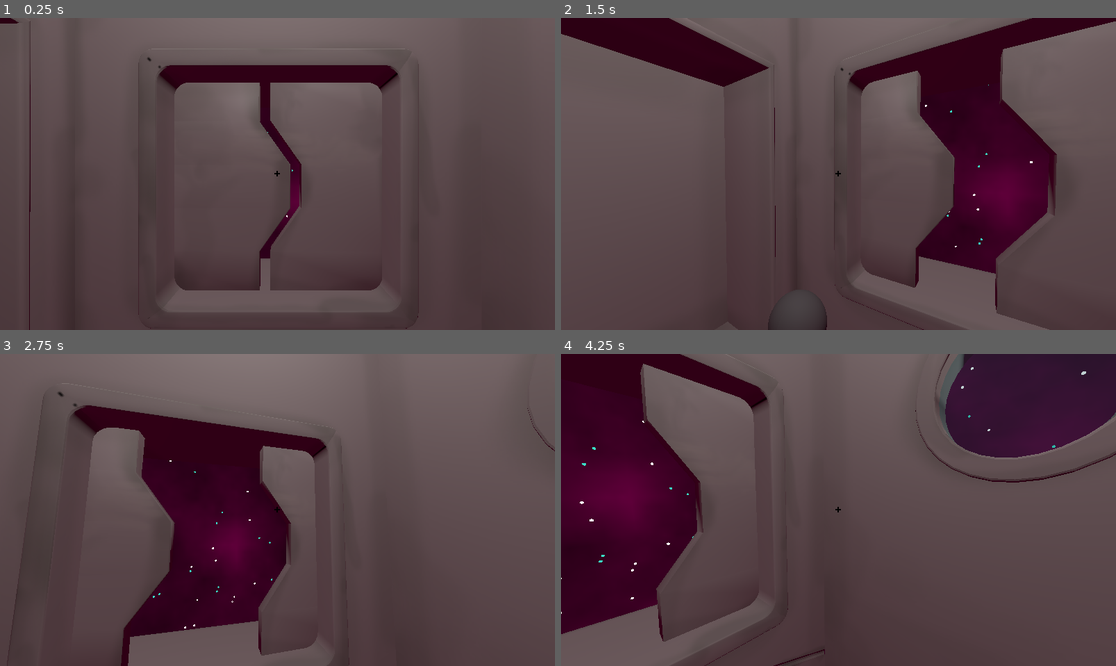
Above: before the commit, frames 1-4 (two rows, left to right).
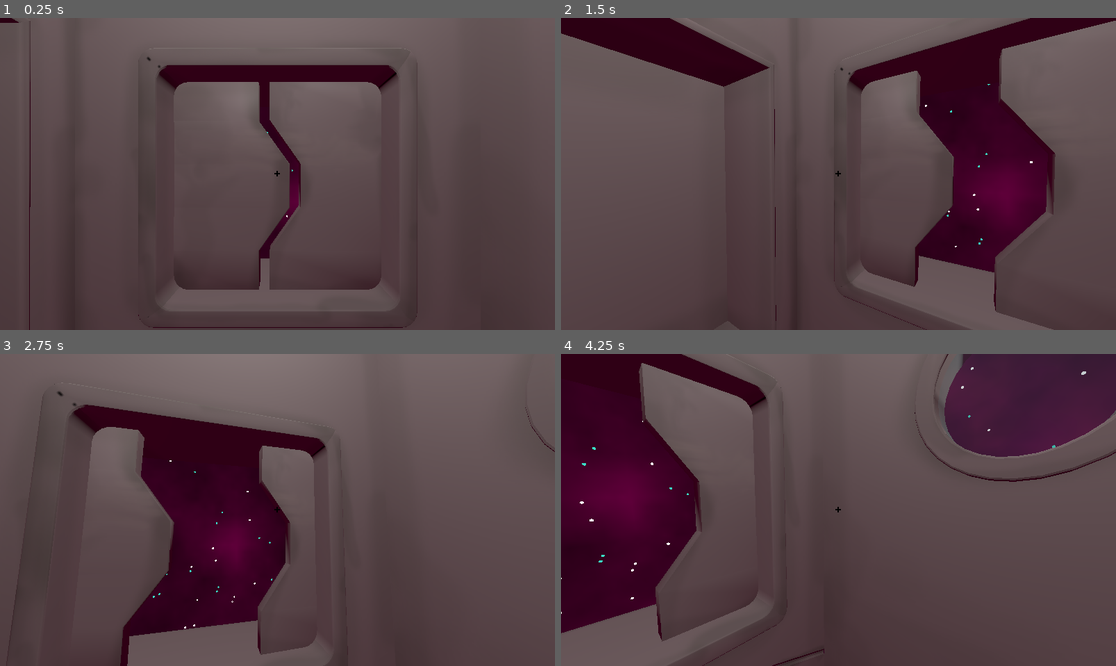
Above: after the commit, the same moments.

Repository: kettle-game-studio/unlimited-space-shawarma
Game: Godot game, scene res://assets/scenes/main_scene.tscn
Two runs of this game, one before a commit and one after it. Both use one fixed random seed, a clock stepped at 60 frames per second and the inputs below.
Inputs (mouse positions are in pixels of both pictures, inside the frame that each line leads up to):
- Up to frame 1 (0.25 s): no input
- Up to frame 2 (1.5 s): move the mouse to (866, 174) at 0.52 s; click (866, 174) at 0.6 s; move the mouse to (810, 174) at 1.27 s; click (810, 174) at 1.35 s
- Up to frame 3 (2.75 s): move the mouse to (288, 503) at 2.02 s; click (288, 503) at 2.1 s
- Up to frame 4 (4.25 s): move the mouse to (832, 516) at 2.77 s; click (832, 516) at 2.85 s; move the mouse to (877, 513) at 3.52 s; click (877, 513) at 3.6 s

The runs differ from the first frame. In frame 1, 0.5% of the frame differs, in the area x 0-76%, y 0-100%; in frame 2, 0.8%; in frame 3, 0.5%; in frame 4, 1.0%, in the area x 0-100%, y 0-100%.

Commit message:
Add power field material

Diff:
--- a/assets/materials/glass_material.tres
+++ b/assets/materials/glass_material.tres
@@ -1,5 +1,11 @@
-[gd_resource type="StandardMaterial3D" format=3 uid="uid://cgtl8wj1e80ke"]
+[gd_resource type="ShaderMaterial" load_steps=2 format=3 uid="uid://cjtprjfix40p3"]
+
+[ext_resource type="Shader" path="res://assets/materials/glass_shader.gdshader" id="1_y8tij"]
 
 [resource]
-transparency = 1
-albedo_color = Color(0, 0.698039, 0.698039, 0.258824)
+render_priority = 0
+shader = ExtResource("1_y8tij")
+shader_parameter/aplha = 0.3
+shader_parameter/scale = 5.0
+shader_parameter/speed = 0.1
+shader_parameter/color = Color(0.133333, 0.709804, 0.760784, 1)
--- /dev/null
+++ b/assets/materials/glass_shader.gdshader
@@ -0,0 +1,22 @@
+shader_type spatial;
+
+varying vec3 instance_pos;
+
+void vertex() {
+	instance_pos = VERTEX;
+}
+
+#include "simple.gdshaderinc"
+
+uniform float aplha;
+uniform float scale;
+uniform float speed;
+uniform vec3 color : source_color;
+
+void fragment() {
+	vec3 wrld_vertex = instance_pos;
+
+	float noise = fractal_noise((wrld_vertex - vec3(speed * TIME)) * scale, 3);
+	ALBEDO = mix(color, vec3(1.0), noise);
+	ALPHA = aplha;
+}
--- a/assets/prefabs/fridge.tscn
+++ b/assets/prefabs/fridge.tscn
@@ -11,9 +11,9 @@
 
 [node name="Fridge" type="CSGMesh3D"]
 transform = Transform3D(-4.42136, 0, -8.80204e-08, 0, 11.1397, 0, 3.86527e-07, 0, -1.00684, 0, 0, 3.18893)
-material_override = ExtResource("1_hpk8c")
 calculate_tangents = false
 mesh = SubResource("QuadMesh_pve2l")
+material = ExtResource("1_hpk8c")
 script = ExtResource("2_wtsi6")
 
 [node name="Area3D" type="Area3D" parent="." node_paths=PackedStringArray("hint_source")]
--- a/assets/prefabs/item_water.tscn
+++ b/assets/prefabs/item_water.tscn
@@ -1,6 +1,11 @@
-[gd_scene load_steps=3 format=3 uid="uid://cer2rgxv8v2rn"]
+[gd_scene load_steps=5 format=3 uid="uid://cer2rgxv8v2rn"]
 
 [ext_resource type="PackedScene" uid="uid://bdx0kqrt6ryae" path="res://assets/prefabs/item.tscn" id="1_rnkhm"]
+[ext_resource type="PackedScene" uid="uid://x6hmfol87ahj" path="res://assets/Room/Bottle.glb" id="2_80x4j"]
+
+[sub_resource type="CylinderShape3D" id="CylinderShape3D_bidn2"]
+height = 1.44691
+radius = 0.258075
 
 [sub_resource type="CylinderMesh" id="CylinderMesh_uk68q"]
 top_radius = 0.2
@@ -10,5 +15,13 @@
 [node name="Item" instance=ExtResource("1_rnkhm")]
 item_name = "Water"
 
+[node name="CollisionShape3D" parent="Area3D" index="0"]
+transform = Transform3D(1, 0, 0, 0, 1, 0, 0, 0, 1, 0, 0.774518, 0)
+shape = SubResource("CylinderShape3D_bidn2")
+
 [node name="CSGMesh3D" parent="." index="1"]
+visible = false
 mesh = SubResource("CylinderMesh_uk68q")
+
+[node name="Bottle" parent="." index="2" instance=ExtResource("2_80x4j")]
+transform = Transform3D(0.7, 0, 0, 0, 0.7, 0, 0, 0, 0.7, 0, 0, 0)
--- a/assets/prefabs/player.tscn
+++ b/assets/prefabs/player.tscn
@@ -26,7 +26,7 @@
 collide_with_bodies = false
 
 [node name="Hand" type="Node3D" parent="Camera3D"]
-transform = Transform3D(1, 0, 0, 0, 1, 0, 0, 0, 1, 0, -0.450228, -0.801419)
+transform = Transform3D(1, 0, 0, 0, 1, 0, 0, 0, 1, 0.355696, -0.658281, -0.801419)
 
 [node name="PlayerController" type="Node" parent="." node_paths=PackedStringArray("player", "camera")]
 script = ExtResource("1_75gyu")
--- a/assets/prefabs/room.tscn
+++ b/assets/prefabs/room.tscn
@@ -34,9 +34,9 @@
 
 [node name="glass2" type="CSGMesh3D" parent="."]
 transform = Transform3D(-9.5276e-08, 0, -1.00684, 0, 2.27152, 0, 2.17966, 0, -4.40102e-08, 3.02654, 2.27987, -7.55702e-10)
-material_override = ExtResource("8_0dnye")
 calculate_tangents = false
 mesh = SubResource("QuadMesh_pve2l")
+material = ExtResource("8_0dnye")
 
 [node name="OmniLight3D" type="OmniLight3D" parent="."]
 transform = Transform3D(1, 0, 0, 0, 1, 0, 0, 0, 1, 0, 5.63417, 0)
--- a/assets/scenes/main_scene.tscn
+++ b/assets/scenes/main_scene.tscn
@@ -1,11 +1,10 @@
-[gd_scene load_steps=9 format=3 uid="uid://4ur4w8uh5i2d"]
+[gd_scene load_steps=8 format=3 uid="uid://4ur4w8uh5i2d"]
 
 [ext_resource type="Environment" uid="uid://cfdjcfoshx56f" path="res://assets/scenes/main_environment.tres" id="1_ac5gt"]
 [ext_resource type="PackedScene" uid="uid://4h7b3tnixhgm" path="res://assets/prefabs/player.tscn" id="2_e4bg4"]
 [ext_resource type="Script" path="res://assets/scripts/rotate_sky.gd" id="2_kb0nt"]
 [ext_resource type="PackedScene" uid="uid://hr3ejr51xyux" path="res://assets/prefabs/room.tscn" id="3_4ipvi"]
 [ext_resource type="PackedScene" uid="uid://cy20o8tmobnno" path="res://assets/prefabs/ui.tscn" id="5_dyrqf"]
-[ext_resource type="PackedScene" uid="uid://bdx0kqrt6ryae" path="res://assets/prefabs/item.tscn" id="6_wg2fl"]
 [ext_resource type="PackedScene" uid="uid://cer2rgxv8v2rn" path="res://assets/prefabs/item_water.tscn" id="7_mo6mv"]
 
 [sub_resource type="CameraAttributesPractical" id="CameraAttributesPractical_ho8qv"]
@@ -22,7 +21,7 @@
 rotation_speed = Vector3(0.03, 0.02, 0.01)
 
 [node name="Player" parent="." node_paths=PackedStringArray("ui") instance=ExtResource("2_e4bg4")]
-transform = Transform3D(1, 0, 0, 0, 1, 0, 0, 0, 1, -0.0124536, 1.07065, -0.00195909)
+transform = Transform3D(1, 0, 0, 0, 1, 0, 0, 0, 1, -0.00189209, 1.061, 0.00658751)
 ui = NodePath("../Canvas/UI")
 
 [node name="room" parent="." instance=ExtResource("3_4ipvi")]
@@ -31,8 +30,5 @@
 
 [node name="UI" parent="Canvas" instance=ExtResource("5_dyrqf")]
 
-[node name="Item" parent="." instance=ExtResource("6_wg2fl")]
-transform = Transform3D(1, 0, 0, 0, 1, 0, 0, 0, 1, -1, 0, -1)
-
 [node name="Item2" parent="." instance=ExtResource("7_mo6mv")]
-transform = Transform3D(1, 0, 0, 0, 1, 0, 0, 0, 1, -1, 0, 0)
+transform = Transform3D(1, 0, 0, 0, 1, 0, 0, 0, 1, -3.57382, -2.2793, 0)
--- a/assets/scripts/fridge.gd
+++ b/assets/scripts/fridge.gd
@@ -15,7 +15,7 @@
 
 	var node = floating_item_prefab.instantiate()
 	add_child(node)
-	node.global_transform.origin = player_pos + vec * 1.3
+	node.global_transform.origin = player_pos + vec * 1.6
 
 	item.go_to(node)
 	player.item_manager.item_in_hand = null;
Not shown, added: assets/Room/Bottle.glb.import
Not shown, added: assets/Room/BottleColor.png.import
Binary file added: assets/Room/Bottle_BottleColor.png
Not shown, added: assets/Room/Bottle_BottleColor.png.import
Not shown: 1 places in assets/prefabs/fridge.tscn that only renumber resources
Not shown: 1 places in assets/prefabs/room.tscn that only renumber resources
